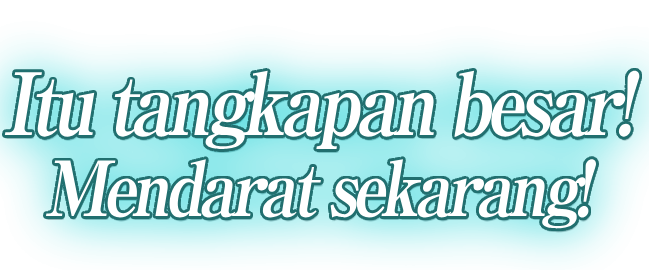
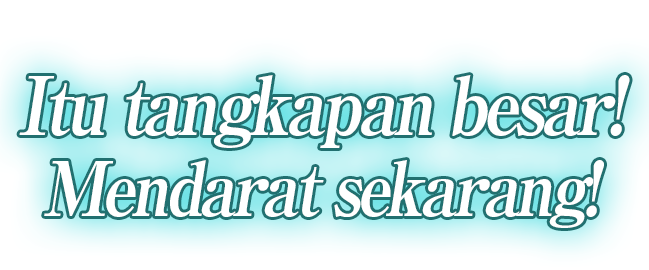
Before/after of a 649px x 270px layered artwork. What changed in the layer stack:
renamed "Itu tangkapan besar! Mendarat se copy" to "Itu tangkapan besar! Mendarat sekarang!", painted on it over box(4, 70, 640, 229)
hid "Itu tangkapan besar! Mendarat se" over box(4, 70, 640, 229)
